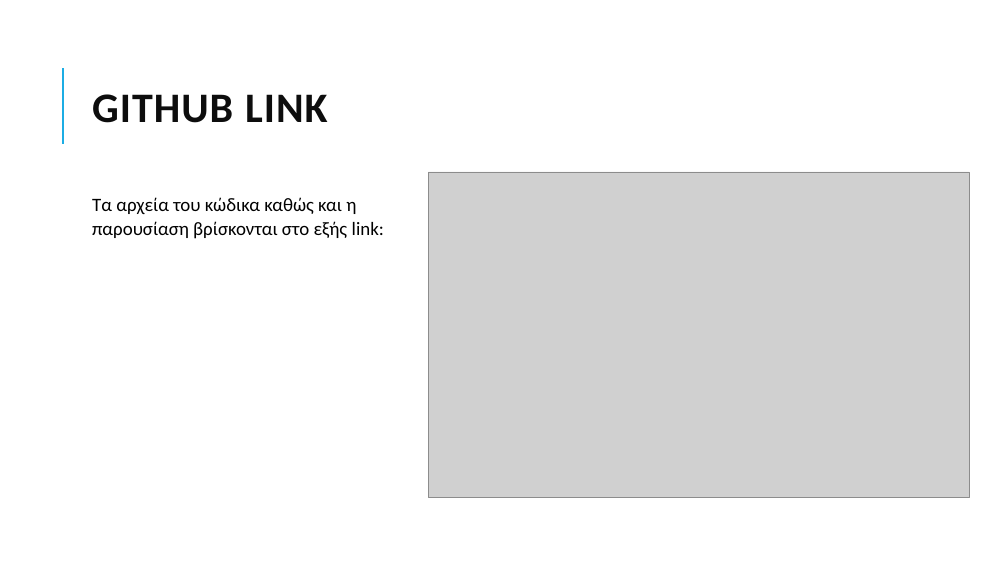
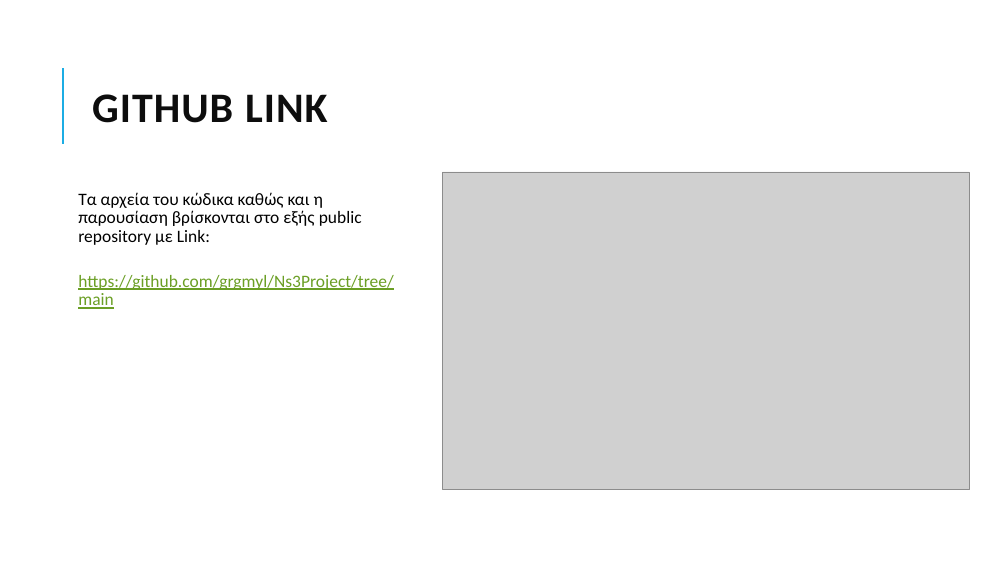
Before and after one commit to grgmyl/Ns3Project, a slide deck: slide 18 of Presentations/Ns-3_presentation_F.pptx (slide 17 before the commit). Drawn at 1008x567 pixels with LibreOffice and Linux fonts; fonts in the diff are those of the drawing; grey boxes stand for pictures. Boxes give left, top, right and bottom in pixels: in the first picture for what was removed or moved away, otherwise in the second. Text is boxed around its words. In the diff, an @@ line names an element or a change of style, - is before the commit and + after.

```diff
--- a/Presentations/Ns-3_presentation_F.pptx
+++ b/Presentations/Ns-3_presentation_F.pptx
@@ picture: place and size @@
-picture at bbox=[429, 172, 969, 498]
+picture at bbox=[443, 172, 969, 488]
@@ text at bbox=[78, 192, 394, 309]: text changed; size 18 to 16.6 pt @@
-Τα αρχεία του κώδικα καθώς και η παρουσίαση βρίσκονται στο εξής link:
+Τα αρχεία του κώδικα καθώς και η παρουσίαση βρίσκονται στο εξής public repository με Link:
+https://github.com/grgmyl/Ns3Project/tree/main
```
Also in this commit, not shown: 3 other slides changed, 4 slides added, 3 slides removed.
